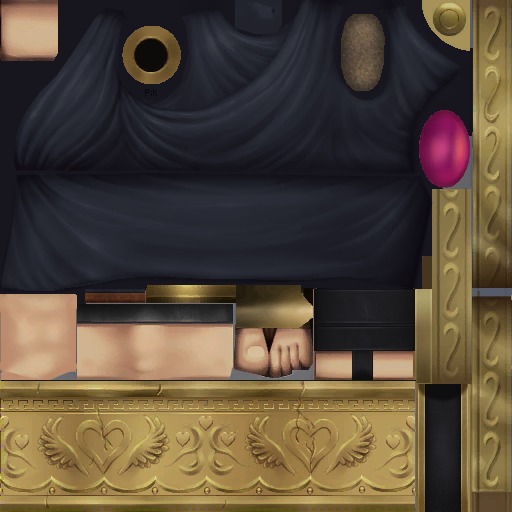
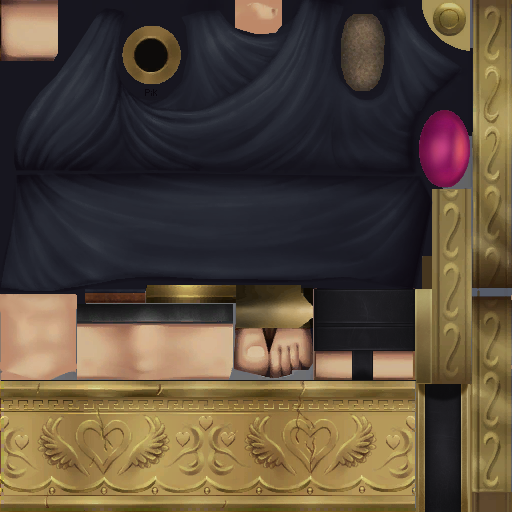
Layers edited between the first and the second 512px x 512px image:
pixels changed over [235, 0, 282, 34] (layer not identified)
